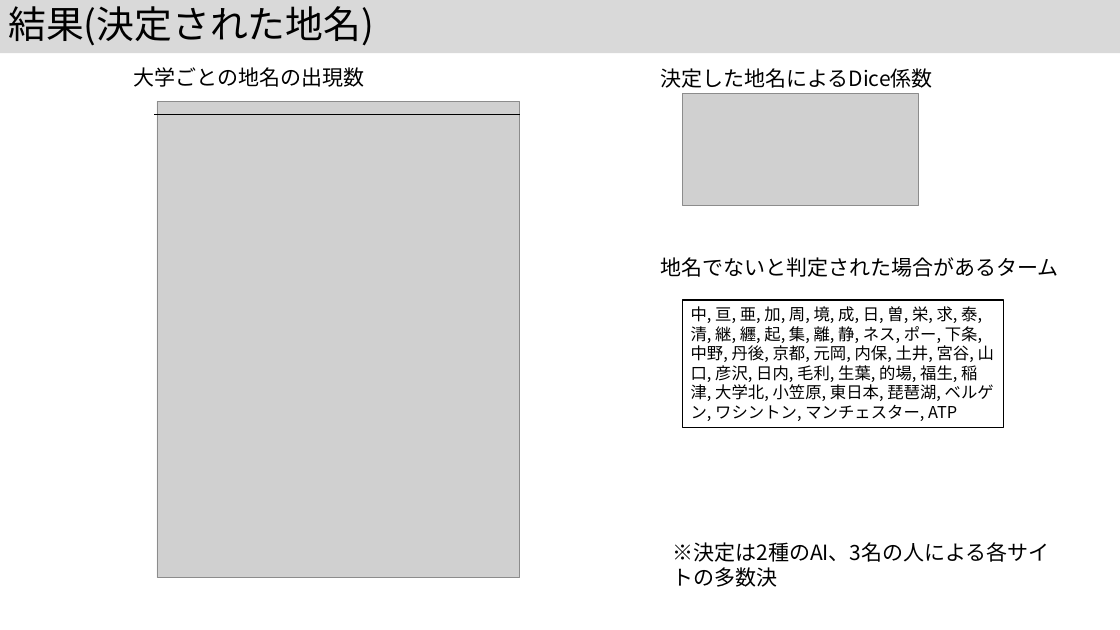
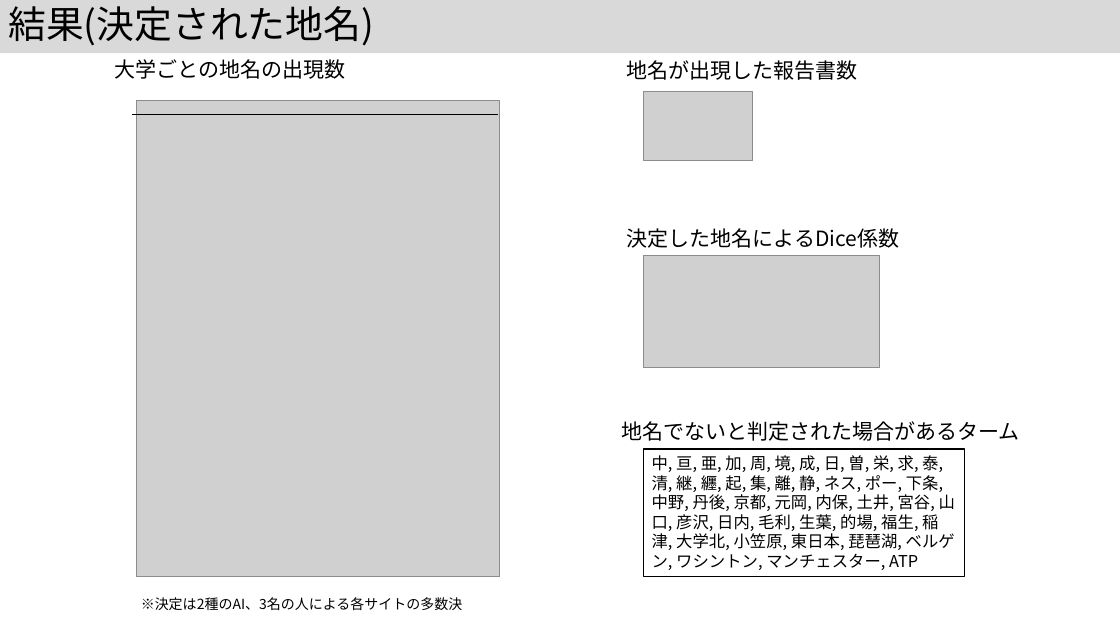
Before and after one commit to kouamano/nihongo-region-name-extract, a slide deck: slide 17 of jsik2026taikai.pptx. Drawn at 1120x630 pixels with LibreOffice and Linux fonts; fonts in the diff are those of the drawing; grey boxes stand for pictures. Boxes give left, top, right and bottom in pixels: in the first picture for what was removed or moved away, otherwise in the second. Text is boxed around its words. In the diff, an @@ line names an element or a change of style, - is before the commit and + after.

```diff
--- a/jsik2026taikai.pptx
+++ b/jsik2026taikai.pptx
@@ text "大学ごとの地名の出現数" moved from (x1=134, y1=67, x2=365, y2=87) to (x1=114, y1=59, x2=345, y2=79) @@
@@ text added at (x1=627, y1=60, x2=858, y2=80), 18 pt, text #000000 @@
+地名が出現した報告書数
@@ line moved from (155, 114) - (520, 114) to (133, 114) - (498, 114) @@
@@ picture moved from (x1=157, y1=102, x2=520, y2=578) to (x1=136, y1=101, x2=499, y2=577) @@
@@ picture added at (x1=644, y1=92, x2=753, y2=160) @@
@@ text "決定した地名によるDice係数" moved from (x1=660, y1=68, x2=932, y2=88) to (x1=627, y1=228, x2=899, y2=248) @@
@@ picture moved from (x1=682, y1=94, x2=918, y2=206) to (x1=644, y1=255, x2=880, y2=367) @@
@@ text "地名でないと判定された場合があるターム" moved from (x1=660, y1=257, x2=1058, y2=277) to (x1=621, y1=421, x2=1019, y2=441) @@
@@ rectangle "中, 亘, 亜, 加, 周, ..." moved from (x1=682, y1=300, x2=1003, y2=427) to (x1=644, y1=449, x2=965, y2=576) @@
@@ text "※決定は2種のAI、3名の人による各サイトの多数決" moved from (x1=672, y1=542, x2=1050, y2=562) to (x1=141, y1=597, x2=463, y2=610) @@
@@ text "※決定は2種のAI、3名の人による各サイトの多数決" at (x1=141, y1=597, x2=463, y2=610): size 18 to 12 pt @@
```
Also in this commit, not shown: 6 other slides changed.
